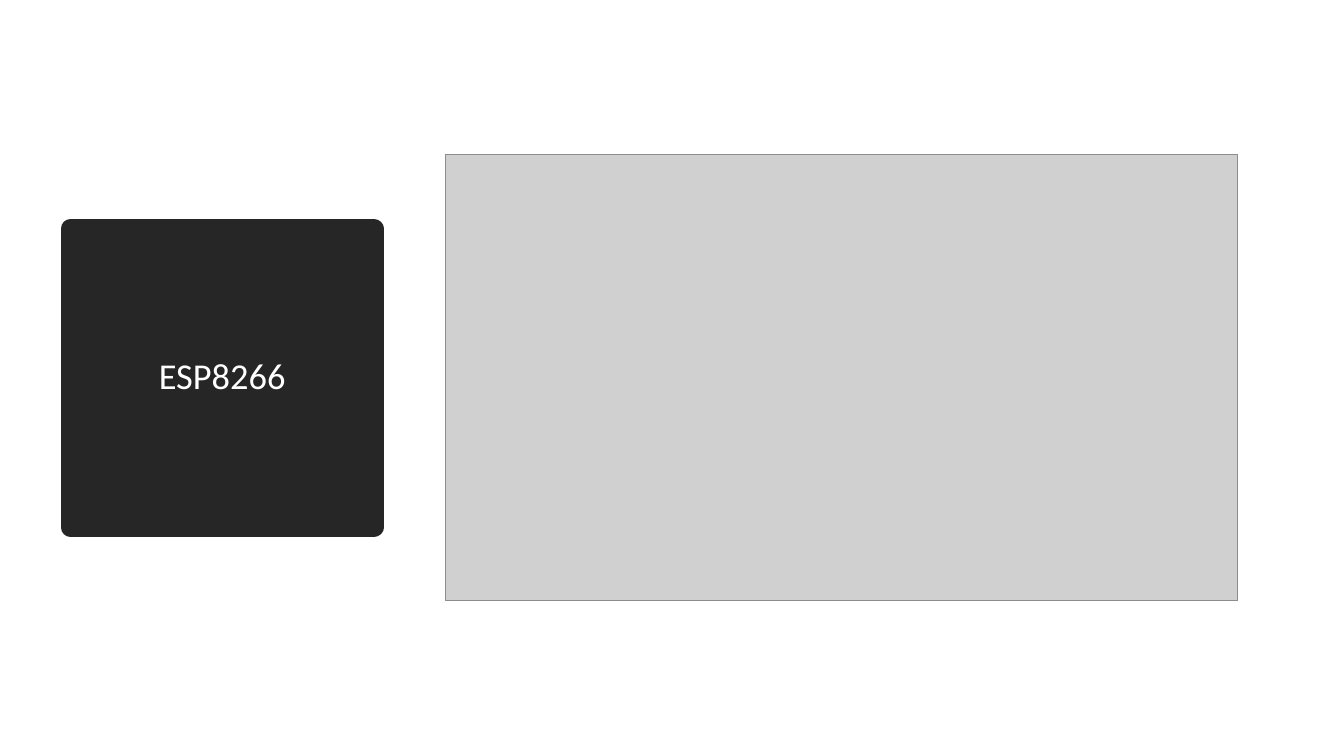
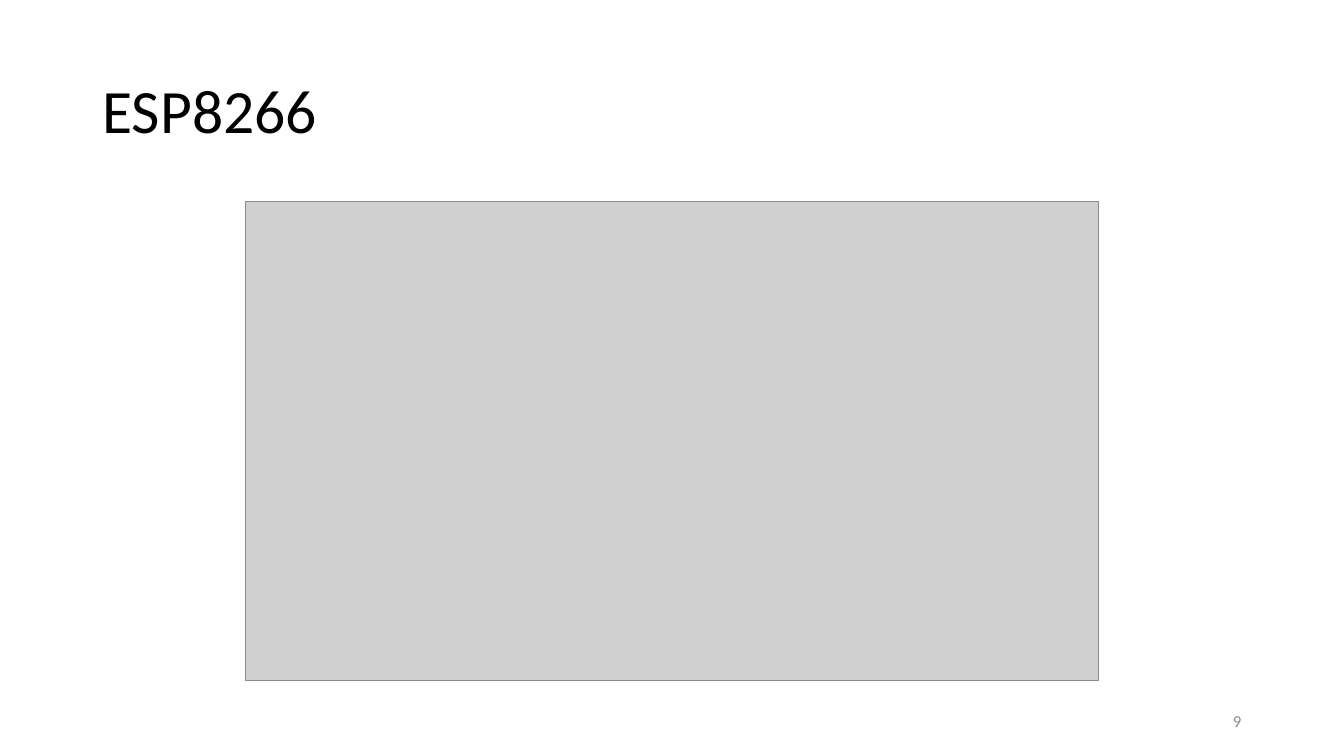
Before and after one commit to FabLabMons/iotlab-connectedobject-workshop, a slide deck: slide 9 of 201809-FabIoTLab-Objet connecte.pptx (slide 8 before the commit). Drawn at 1344x756 pixels with LibreOffice and Linux fonts; fonts in the diff are those of the drawing; grey boxes stand for pictures. Boxes give left, top, right and bottom in pixels: in the first picture for what was removed or moved away, otherwise in the second. Text is boxed around its words. In the diff, an @@ line names an element or a change of style, - is before the commit and + after.

```diff
--- a/201809-FabIoTLab-Objet connecte.pptx
+++ b/201809-FabIoTLab-Objet connecte.pptx
@@ title "ESP8266": place and size @@
-title "ESP8266" at (71, 229, 374, 527)
+title "ESP8266" at (102, 91, 316, 134)
@@ title "ESP8266" at (102, 91, 316, 134): size 26 to 44 pt, text colour #FFFFFF to #000000; alignment centre to left; fill #262626 to none; outline #262626 13.75 pt to none @@
@@ picture: place and size @@
-picture at (446, 155, 1238, 601)
+picture at (245, 202, 1099, 682)
@@ page number added at (1233, 716, 1241, 727), 12 pt, text #8C8C8C @@
+9
```
Also in this commit, not shown: 19 other slides changed, 6 slides added, 1 slide removed.
